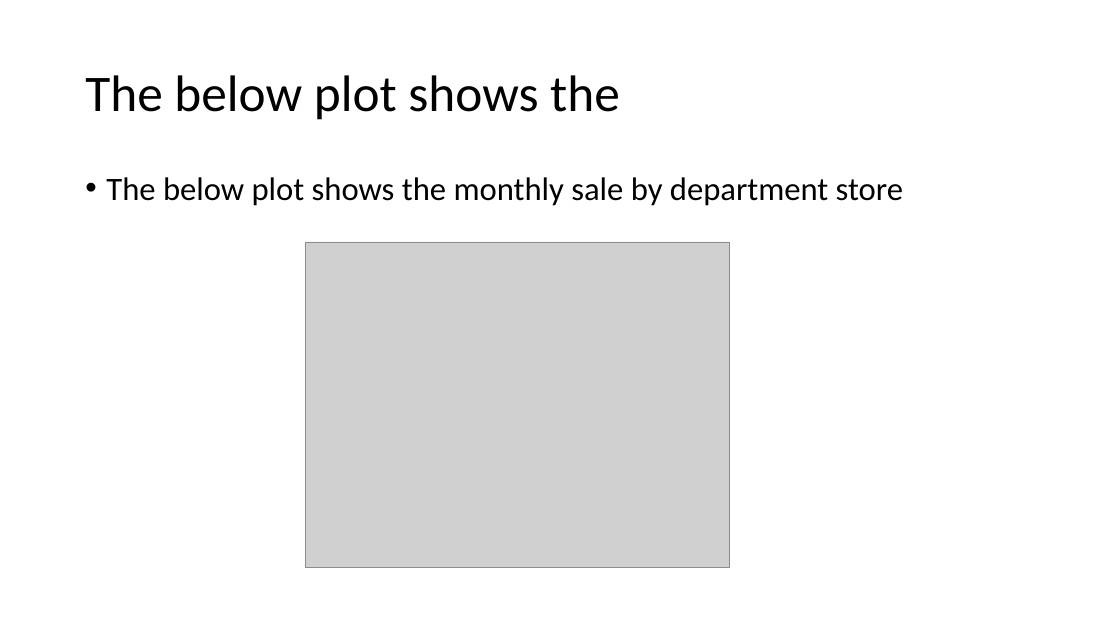
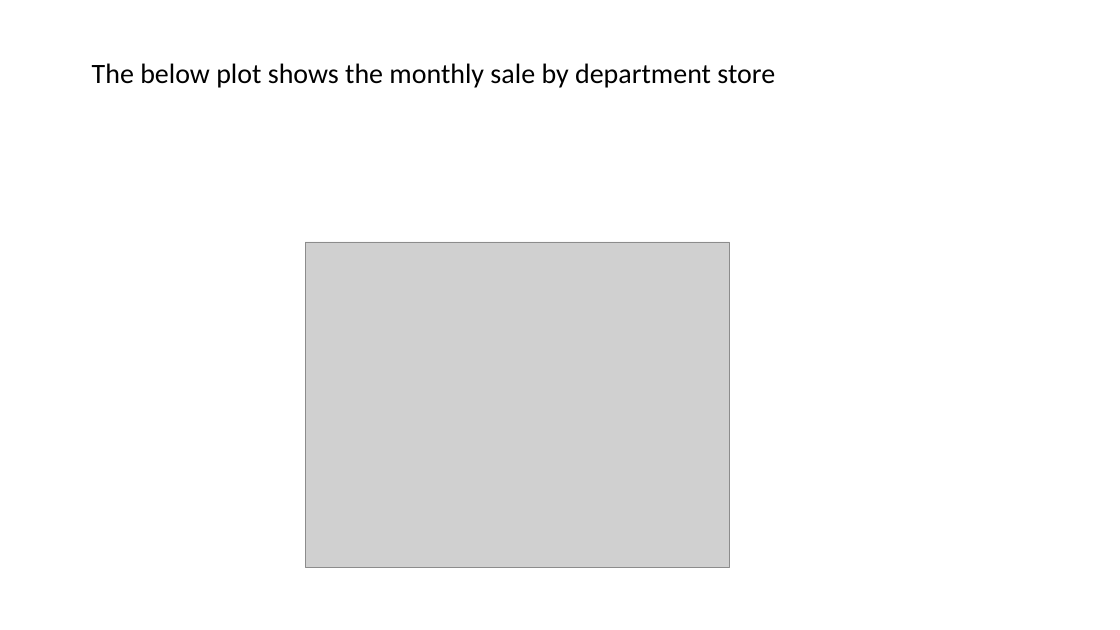
Before and after one commit to Billieo/pandemic_pandas, a slide deck: slide 9 of reports/Presentation power point.pptx (slide 10 before the commit). Drawn at 1120x630 pixels with LibreOffice and Linux fonts; fonts in the diff are those of the drawing; grey boxes stand for pictures. Boxes give left, top, right and bottom in pixels: in the first picture for what was removed or moved away, otherwise in the second. Text is boxed around its words. In the diff, an @@ line names an element or a change of style, - is before the commit and + after.

```diff
--- a/reports/Presentation power point.pptx
+++ b/reports/Presentation power point.pptx
@@ title at (92, 63, 775, 88): text changed; size 44 to 24 pt @@
-The below plot shows the
+The below plot shows the monthly sale by department store
@@ text removed at (106, 177, 903, 206) @@
-• The below plot shows the monthly sale by department store
```
Also in this commit, not shown: 3 other slides changed, 6 slides added, 12 slides removed.
